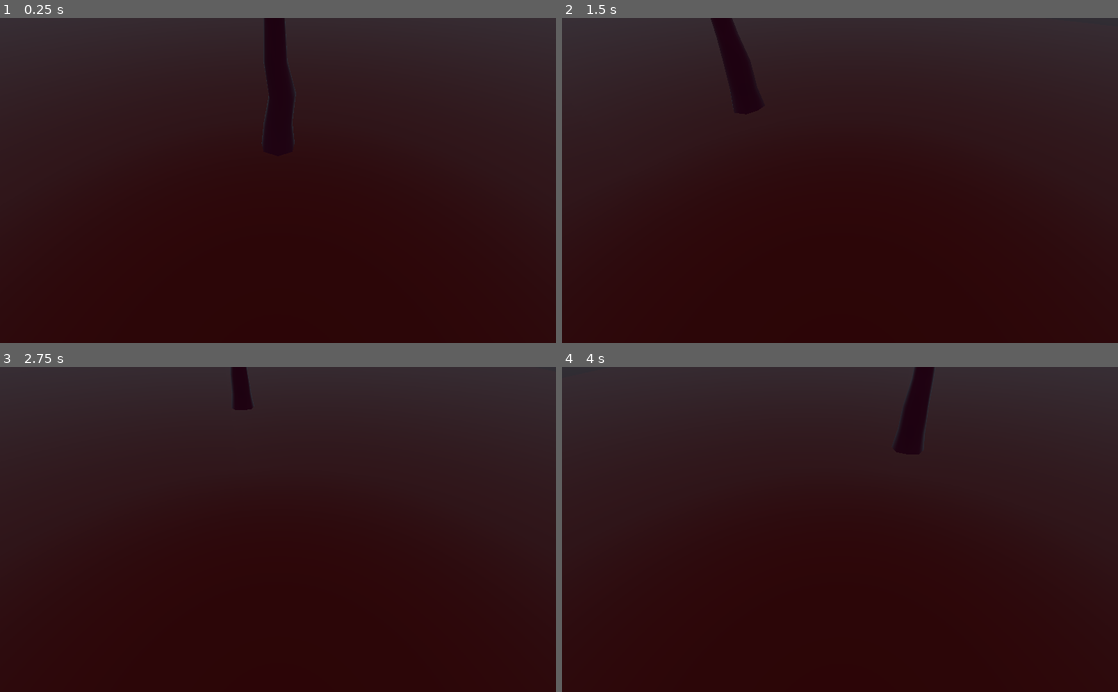
Above: before the commit, frames 1-4 (two rows, left to right).
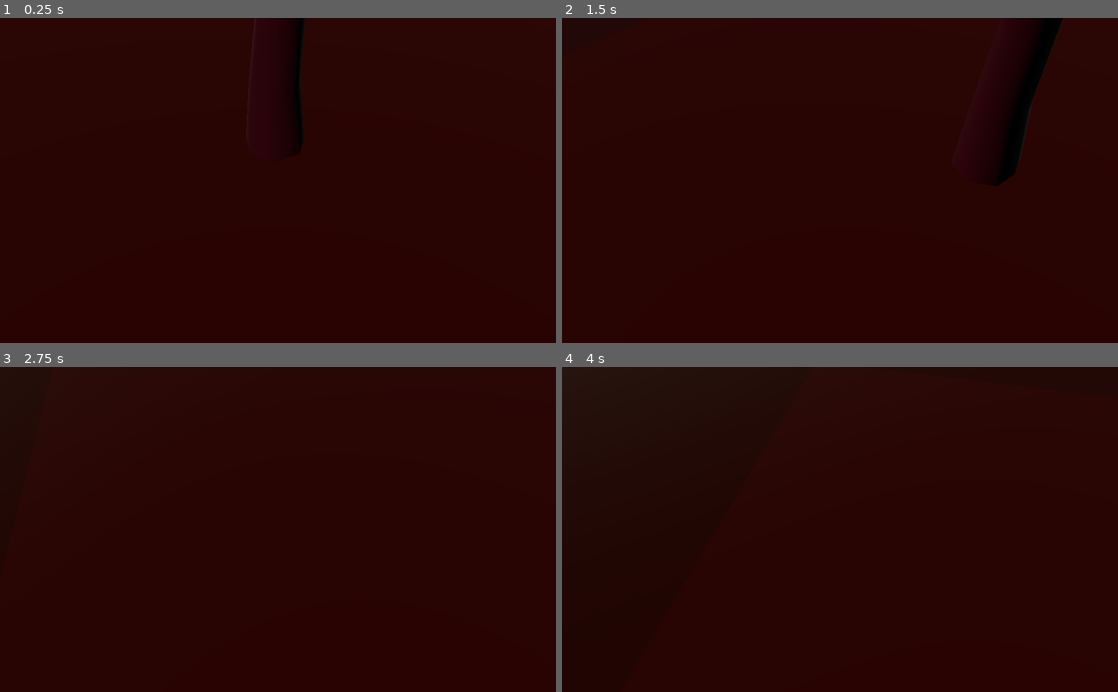
Above: after the commit, the same moments.

Repository: dmurdolo/ggj2023
Game: Godot game, scene res://levels/TestLevel.tscn
Same seed, same stepped clock (60 frames per second), same inputs: the game is played once before the commit and once after it.
Inputs (mouse positions are in pixels of both pictures, inside the frame that each line leads up to):
- Up to frame 1 (0.25 s): no input
- Up to frame 2 (1.5 s): tap Enter at 0.5 s; move the mouse to (962, 164) at 0.52 s; hold D 0.53-1.28 s; hold Q 0.53-1.28 s; click (962, 164) at 0.67 s; move the mouse to (728, 196) at 1.27 s; hold S from 1.28 s (still down); tap E at 1.35 s
- Up to frame 3 (2.75 s): move the mouse to (333, 458) at 2.02 s; release S at 2.03 s; hold D from 2.03 s (still down); hold Q from 2.03 s (still down)
- Up to frame 4 (4 s): move the mouse to (812, 594) at 2.77 s; release D at 2.78 s; release Q at 2.78 s; hold W 2.78-3.53 s; tap E at 2.85 s; click (812, 594) at 2.92 s; move the mouse to (1006, 578) at 3.52 s; hold A from 3.53 s (still down); hold Q from 3.53 s (still down)

The runs differ from the first frame. In frame 1, 31% of the frame differs, in the area x 0-100%, y 0-53%; in frame 2, 33%, in the area x 0-100%, y 0-52%; in frame 3, 32%; in frame 4, 29%.

Commit message:
Add directional light to test level

Diff:
--- a/TheGame/levels/TestLevel.tscn
+++ b/TheGame/levels/TestLevel.tscn
@@ -1,21 +1,35 @@
-[gd_scene load_steps=4 format=2]
+[gd_scene load_steps=5 format=2]
 
 [ext_resource path="res://TestMap.tscn" type="PackedScene" id=1]
 [ext_resource path="res://assets/centralRoot.tscn" type="PackedScene" id=2]
 [ext_resource path="res://scripts/cameraControl.gd" type="Script" id=3]
 
-[node name="Spatial" type="Spatial"]
+[sub_resource type="Environment" id=1]
+
+[node name="Level" type="Spatial"]
+
+[node name="WorldEnvironment" type="WorldEnvironment" parent="."]
+environment = SubResource( 1 )
+
+[node name="DirectionalLight" type="DirectionalLight" parent="WorldEnvironment"]
+transform = Transform( 0.707107, 0.454519, -0.541675, 0, 0.766044, 0.642788, 0.707107, -0.454519, 0.541675, -25.4662, 66.9224, 28.1487 )
+light_color = Color( 0.729412, 0.764706, 0.592157, 1 )
+directional_shadow_mode = 0
+directional_shadow_normal_bias = 0.0
 
 [node name="TestMap" parent="." instance=ExtResource( 1 )]
 
 [node name="centralRoot" parent="." instance=ExtResource( 2 )]
+transform = Transform( 3, 0, 0, 0, 5, 0, 0, 0, 3, 0, 0, 0 )
 
 [node name="Pivot" type="Spatial" parent="."]
-transform = Transform( 1, 0, 0, 0, 1, 0, 0, 0, 1, 0, 0, 3.82729 )
+transform = Transform( 1, 0, 0, 0, 1, 0, 0, 0, 1, 0.387863, 30, 38.8881 )
 script = ExtResource( 3 )
-SCROLL_SPEED = 15.0
-MAP_BOUNDARY = 45
+ZOOM_SPEED = 5.0
+ZOOM_MAX = 30.0
 
 [node name="Camera" type="Camera" parent="Pivot"]
-transform = Transform( 1, 0, 0, 0, 0.707107, 0.707107, 0, -0.707107, 0.707107, 0, 10, 10 )
-size = 50.0
+transform = Transform( 1, 0, 0, 0, 0.707107, 0.707107, 0, -0.707107, 0.707107, 0, 11.391, 10 )
+fov = 35.0
+size = 30.0
+far = 500.0
